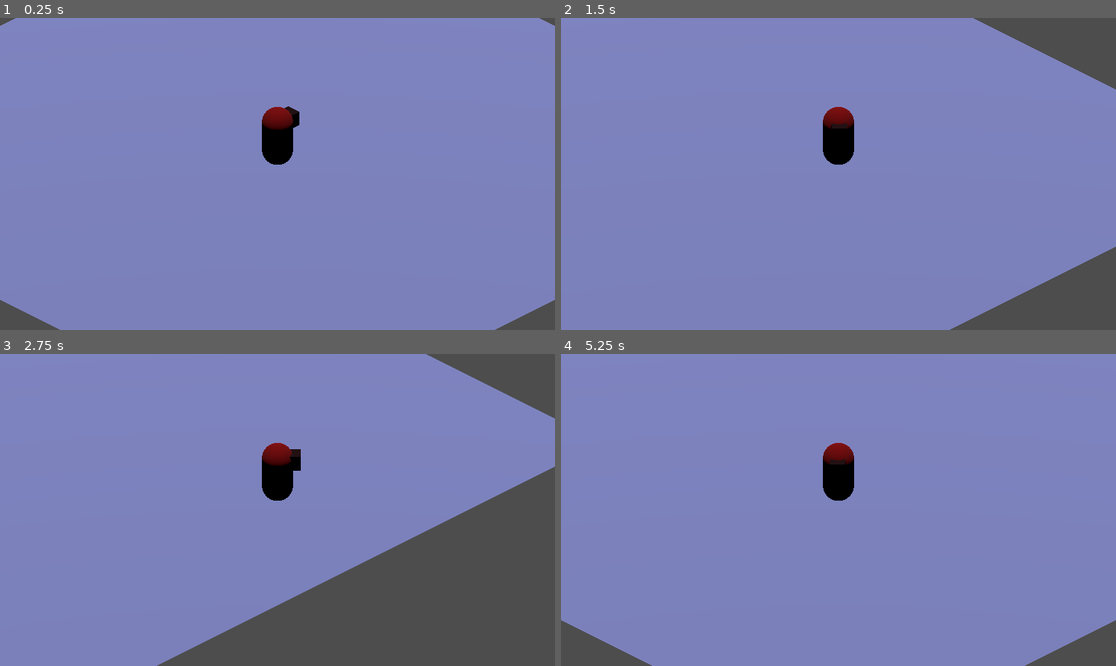
Above: before the commit, frames 1-4 (two rows, left to right).
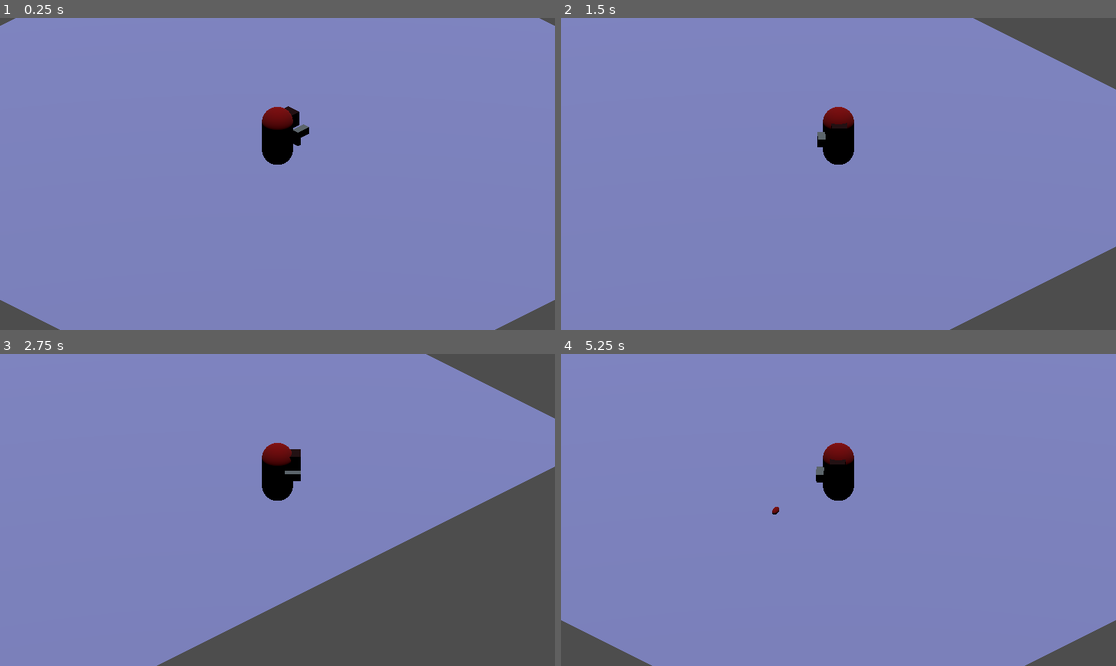
Above: after the commit, the same moments.

Repository: rbk6/bloodshot
Game: Godot game, scene res://scenes/stages/OperatingRoom.tscn
The game is run twice, just before and just after one commit, with the same random seed, the same clock (stepped at 60 frames per second) and the same inputs. The project has no main scene, so this scene is started directly.
Inputs (mouse positions are in pixels of both pictures, inside the frame that each line leads up to):
- Up to frame 1 (0.25 s): no input
- Up to frame 2 (1.5 s): tap Enter at 0.5 s; move the mouse to (960, 158) at 0.52 s; hold D (move_right) 0.53-1.28 s; click (960, 158) at 0.6 s; tap Space (jump) at 0.77, 0.8, 1.07, 1.35 s; move the mouse to (727, 189) at 1.27 s; hold S (move_backward) from 1.28 s (still down)
- Up to frame 3 (2.75 s): tap Space (jump) at 1.52, 1.82, 2.3 s; click (166, 525) at 1.55 s; move the mouse to (333, 441) at 2.02 s; release S (move_backward) at 2.03 s; hold D (move_right) from 2.03 s (still down); click (333, 441) at 2.1 s
- Up to frame 4 (5.25 s): move the mouse to (810, 572) at 2.77 s; release D (move_right) at 2.78 s; hold W (move_forward) 2.78-3.53 s; click (810, 572) at 2.85 s; tap Space (jump) at 3.02, 3.32, 3.6, 3.77, 4.07, 4.52, 4.82 s; move the mouse to (1005, 556) at 3.52 s; hold A (move_left) 3.53-5.03 s; move the mouse to (672, 463) at 4.27 s; click (672, 463) at 4.35 s; move the mouse to (866, 510) at 5.02 s; hold S (move_backward) from 5.03 s (still down); click (866, 510) at 5.1 s

The runs differ from the first frame. In frame 1, 0.1% of the frame differs, in the area x 52-56%, y 34-41%; in frame 2, less than 0.1%; in frame 3, less than 0.1%; in frame 4, less than 0.1%.

Commit message:
setup basic placeholder gun with projectiles

Diff:
--- a/project.godot
+++ b/project.godot
@@ -45,3 +45,9 @@
 , Object(InputEventKey,"resource_local_to_scene":false,"resource_name":"","device":-1,"window_id":0,"alt_pressed":false …(182 unchanged characters)…
 ]
 }
+shoot={
+"deadzone": 0.3,
+"events": [Object(InputEventMouseButton,"resource_local_to_scene":false,"resource_name":"","device":-1,"window_id":0,"alt_pressed":false,"shift_pressed":false,"ctrl_pressed":false,"meta_pressed":false,"button_mask":0,"position":Vector2(0, 0),"global_position":Vector2(0, 0),"factor":1.0,"button_index":1,"canceled":false,"pressed":false,"double_click":false,"script":null)
+, Object(InputEventJoypadMotion,"resource_local_to_scene":false,"resource_name":"","device":-1,"axis":5,"axis_value":1.0,"script":null)
+]
+}
--- a/scenes/characters/BaseCharacter.gd
+++ b/scenes/characters/BaseCharacter.gd
@@ -3,33 +3,33 @@
 const SPEED = 5.0
 const JUMP_VELOCITY = 4.5
 
-# movement
-var last_move_direction := Vector3.FORWARD
+var bullet = load("res://scenes/objects/Bullet.tscn")
+var instance
 
-# camera
 @onready var model = $CharacterModel
 @onready var camera_target = $CameraController/CameraTarget
+@onready var gun_barrel = $CharacterModel/DefaultWeapon/RayCast3D
+
 
 func _physics_process(delta: float) -> void:
 	if not is_on_floor():
 		velocity += get_gravity() * delta
-	if Input.is_action_just_pressed("jump") and is_on_floor():
+	elif Input.is_action_just_pressed("jump") and is_on_floor():
 		velocity.y = JUMP_VELOCITY
 
 	handle_input(delta)
+
 	move_and_slide()
 
 func handle_input(delta: float) -> void:
 		# handle directional input
 	var input_dir := Input.get_vector("move_left", "move_right", "move_forward", "move_backward")
 
-
 	if input_dir.length() > 0:
 		# process input
 		var direction = Vector3(input_dir.x, 0, input_dir.y).normalized()
 		var rotation_basis = Basis(Vector3.UP, camera_target.rotation.y) * direction
 		direction = rotation_basis.normalized()
-		last_move_direction = direction
 
 		velocity.x = direction.x * SPEED
 		velocity.z = direction.z * SPEED
@@ -40,3 +40,19 @@
 	else:
 		velocity.x = move_toward(velocity.x, 0, SPEED)
 		velocity.z = move_toward(velocity.z, 0, SPEED)
+
+	if Input.is_action_just_pressed("shoot"):
+		shoot(delta)
+
+func shoot(delta: float) -> void:
+	#if !gun_anim.is_playing():
+		#gun_anim.play("shoot")
+		#instance = bullet.instantiate()
+		#instance.position = gun_barrel.global_position
+		#instance.transform.basis = gun_barrel.global_transform.basis
+		#get_parent().add_child(instance)
+
+	instance = bullet.instantiate()
+	instance.position = gun_barrel.global_position
+	instance.transform.basis = gun_barrel.global_transform.basis
+	get_parent().add_child(instance)
--- a/scenes/characters/BaseCharacter.tscn
+++ b/scenes/characters/BaseCharacter.tscn
@@ -1,6 +1,7 @@
-[gd_scene load_steps=7 format=3 uid="uid://wu01ona5vmkh"]
+[gd_scene load_steps=8 format=3 uid="uid://wu01ona5vmkh"]
 
 [ext_resource type="Script" uid="uid://bieuyapg5x7wp" path="res://scenes/characters/BaseCharacter.gd" id="1_xktx3"]
+[ext_resource type="PackedScene" uid="uid://cyx14aqx5bc2m" path="res://scenes/objects/DefaultWeapon.tscn" id="2_u1txu"]
 
 [sub_resource type="CapsuleShape3D" id="CapsuleShape3D_u1txu"]
 
@@ -25,6 +26,9 @@
 
 [node name="CharacterModel" type="Node3D" parent="."]
 
+[node name="DefaultWeapon" parent="CharacterModel" instance=ExtResource("2_u1txu")]
+transform = Transform3D(0.5, 0, 0, 0, 0.5, 0, 0, 0, 0.5, 0.568701, 1.05538, -0.489095)
+
 [node name="Face" type="MeshInstance3D" parent="CharacterModel"]
 transform = Transform3D(0.5, 0, 0, 0, 0.5, 0, 0, 0, 0.5, 0, 1.44454, -0.489095)
 mesh = SubResource("BoxMesh_u1txu")
--- /dev/null
+++ b/scenes/objects/Bullet.gd
@@ -0,0 +1,19 @@
+extends Node3D
+
+const SPEED = 50.0
+
+@onready var mesh = $MeshInstance3D
+@onready var ray = $RayCast3D
+
+func _ready() -> void:
+	pass
+
+func _process(delta: float) -> void:
+	position += transform.basis * Vector3(0, 0, -SPEED) * delta
+	if ray.is_colliding():
+		mesh.visible = false
+		await get_tree().create_timer(1.0).timeout
+		queue_free()
+
+func _on_timer_timeout():
+	queue_free()
--- /dev/null
+++ b/scenes/objects/Bullet.tscn
@@ -0,0 +1,27 @@
+[gd_scene load_steps=4 format=3 uid="uid://cullhjclf33ii"]
+
+[ext_resource type="Script" uid="uid://dr1vjiswhtro8" path="res://scenes/objects/Bullet.gd" id="1_wv221"]
+
+[sub_resource type="StandardMaterial3D" id="StandardMaterial3D_gcv5w"]
+albedo_color = Color(0.739789, 1.93726e-06, 9.62615e-07, 1)
+
+[sub_resource type="SphereMesh" id="SphereMesh_wv221"]
+material = SubResource("StandardMaterial3D_gcv5w")
+
+[node name="Bullet" type="Node3D"]
+script = ExtResource("1_wv221")
+
+[node name="MeshInstance3D" type="MeshInstance3D" parent="."]
+transform = Transform3D(0.4, 0, 0, 0, 0.4, 0, 0, 0, 0.8, 0, 0.2, 0)
+mesh = SubResource("SphereMesh_wv221")
+
+[node name="RayCast3D" type="RayCast3D" parent="."]
+transform = Transform3D(1, 0, 0, 0, 1, 0, 0, 0, 1, 0, 0.126807, 0.330023)
+target_position = Vector3(0, 0, -1)
+
+[node name="Timer" type="Timer" parent="."]
+wait_time = 3.0
+one_shot = true
+autostart = true
+
+[connection signal="timeout" from="Timer" to="." method="_on_timer_timeout"]
--- /dev/null
+++ b/scenes/objects/DefaultWeapon.tscn
@@ -0,0 +1,17 @@
+[gd_scene load_steps=2 format=3 uid="uid://cyx14aqx5bc2m"]
+
+[sub_resource type="BoxMesh" id="BoxMesh_whpu6"]
+
+[node name="DefaultWeapon" type="Node3D"]
+
+[node name="MeshInstance3D" type="MeshInstance3D" parent="."]
+transform = Transform3D(-4.37114e-08, 0, -0.5, 0, 0.5, 0, 1, 0, -2.18557e-08, 0, 0.25, 0)
+mesh = SubResource("BoxMesh_whpu6")
+
+[node name="MeshInstance3D2" type="MeshInstance3D" parent="."]
+transform = Transform3D(1.91069e-15, 1.09278e-08, -0.5, 1, -1.09278e-08, 0, -4.37114e-08, -0.25, -2.18557e-08, 0, 0, 0.376332)
+mesh = SubResource("BoxMesh_whpu6")
+
+[node name="RayCast3D" type="RayCast3D" parent="."]
+transform = Transform3D(1, 0, 0, 0, 1, 0, 0, 0, 1, 0, 0.184537, -0.492289)
+target_position = Vector3(0, 0, -1)
Not shown, added: scenes/objects/Bullet.gd.uid
